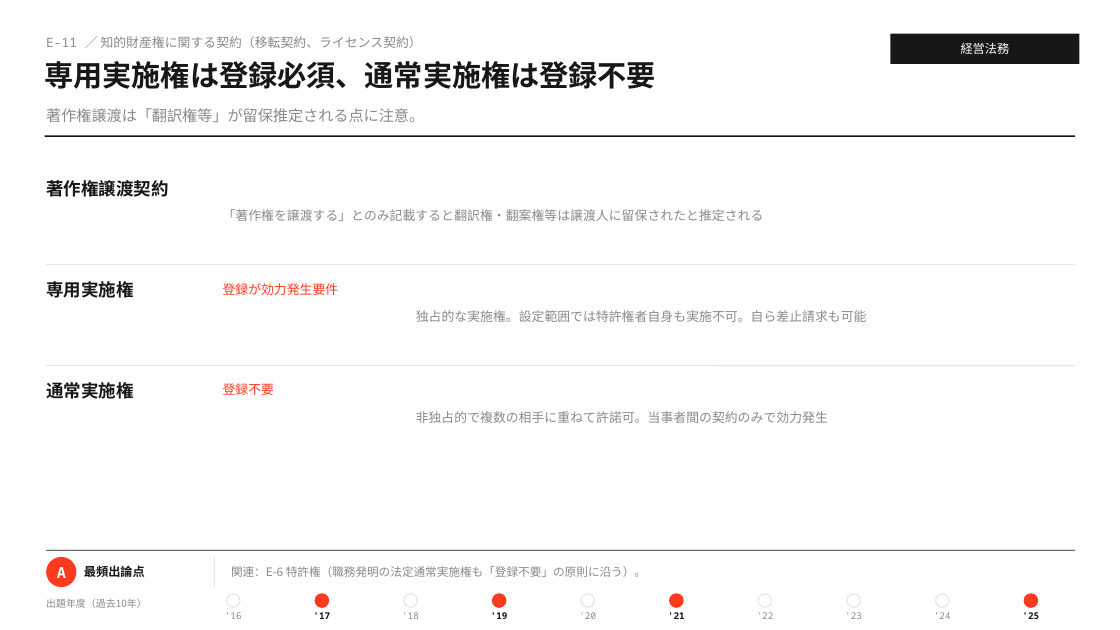
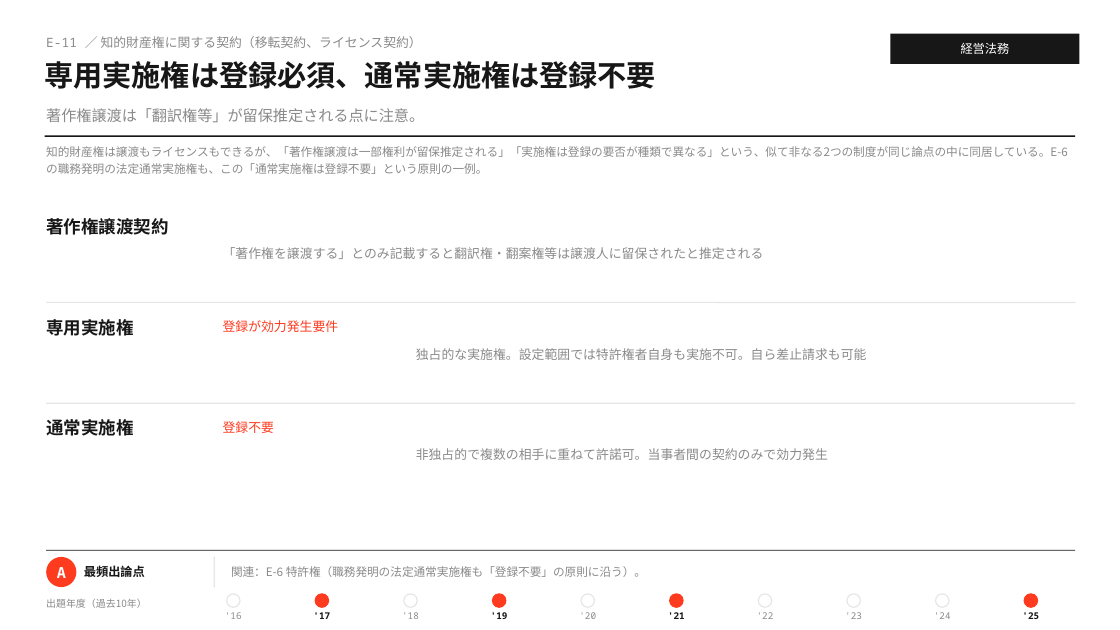
Before and after one commit to MasatoshiSano/SMEC, a slide deck: slide 20 of slides/1st_stage/E_business_law.pptx. Drawn at 1120x630 pixels with LibreOffice and Linux fonts; fonts in the diff are those of the drawing. Boxes give left, top, right and bottom in pixels: in the first picture for what was removed or moved away, otherwise in the second. Text is boxed around its words. In the diff, an @@ line names an element or a change of style, - is before the commit and + after.

```diff
--- a/slides/1st_stage/E_business_law.pptx
+++ b/slides/1st_stage/E_business_law.pptx
@@ text added at [46,146,1068,174], 10 pt, text #8A8A8A @@
+知的財産権は譲渡もライセンスもできるが、「著作権譲渡は一部権利が留保推定される」「実施権は登録の要否が種類で異なる」という、似て非なる2つの制度が同じ論点の中に同居している。E-6の職務発明の法定通常実施権も、この「通常実施権は登録不要」という原則の一例。
@@ 2 texts, 1 line: place and size @@
-2 texts, 1 line at [46,209,1075,402]
+2 texts, 1 line at [46,247,1075,440]
@@ 6 texts, 1 line: place and size @@
-6 texts, 1 line at [46,180,1075,423]
+6 texts, 1 line at [46,218,1075,460]
```
Also in this commit, not shown: 26 other slides changed, 2 other files.
